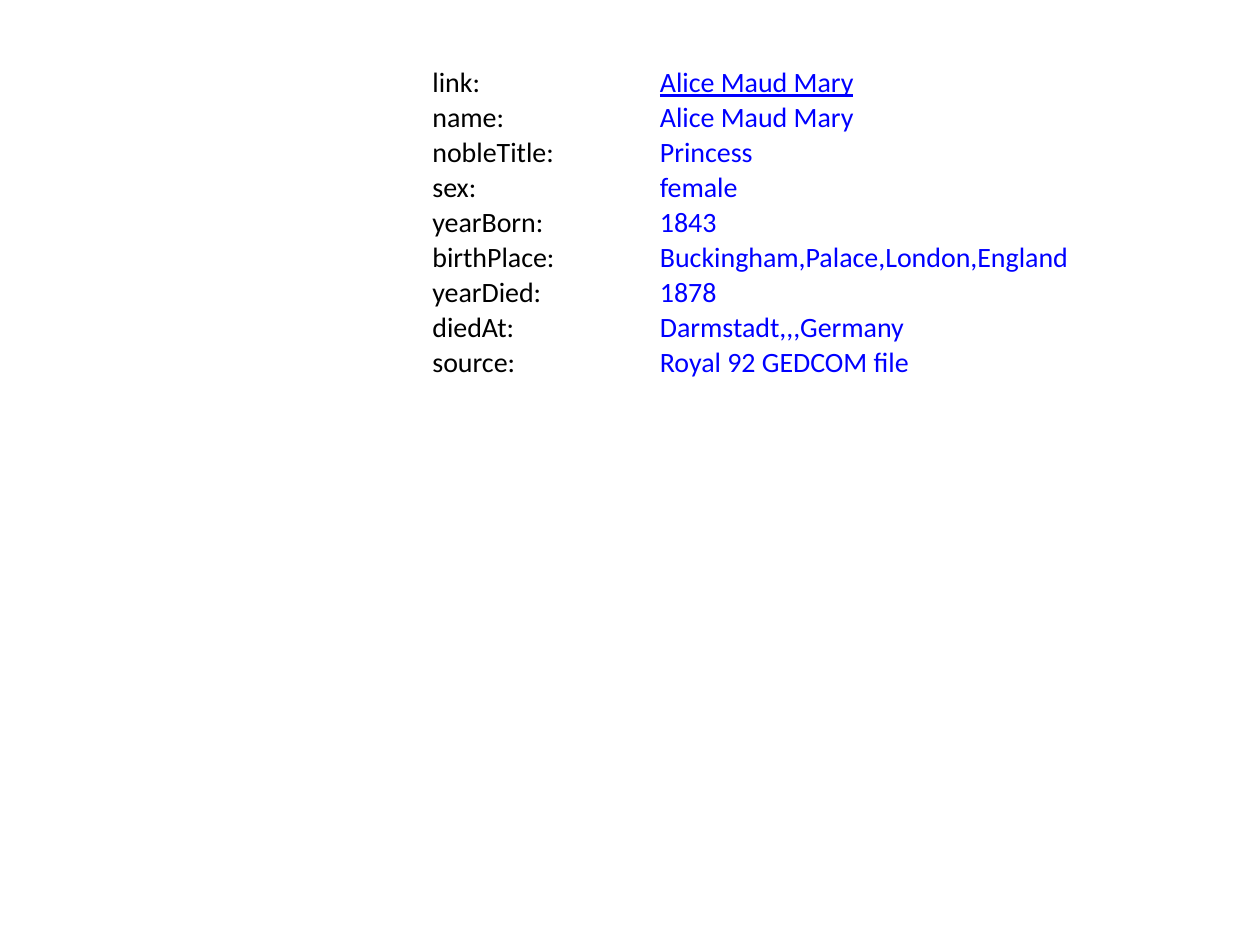
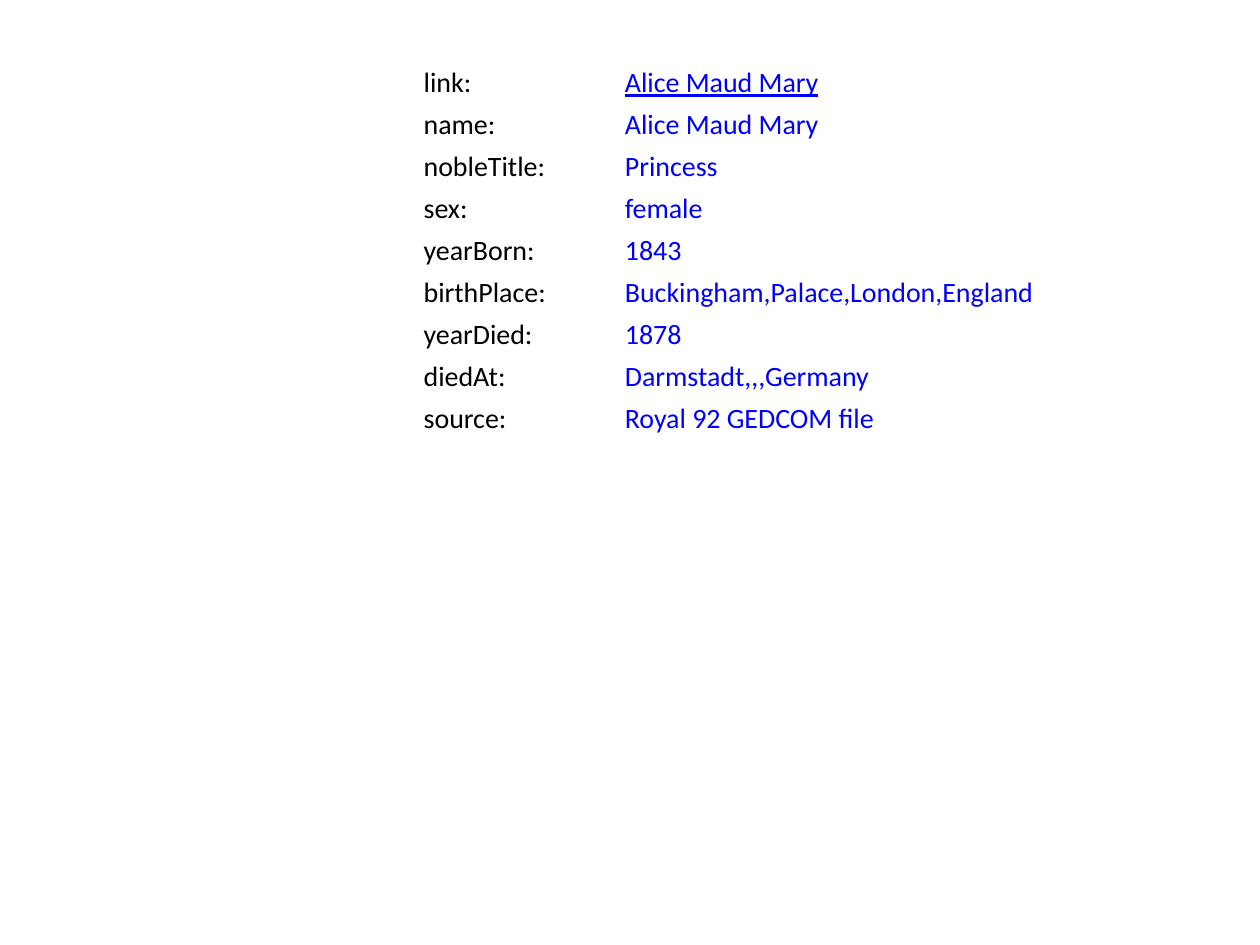
Before and after one commit to BITPlan/com.bitplan.simplegraph, a slide deck: slide 4 of QueenVictoriaRoyal92.pptx. Drawn at 1260x945 pixels with LibreOffice and Linux fonts; fonts in the diff are those of the drawing. Boxes give left, top, right and bottom in pixels: in the first picture for what was removed or moved away, otherwise in the second. Text is boxed around its words. In the diff, an @@ line names an element or a change of style, - is before the commit and + after.

```diff
--- a/QueenVictoriaRoyal92.pptx
+++ b/QueenVictoriaRoyal92.pptx
@@ text "link:": place and size @@
-text "link:" at (432,72,480,92)
+text "link:" at (424,72,472,93)
@@ text "Alice Maud Mary": place and size @@
-text "Alice Maud Mary" at (660,107,854,132)
+text "Alice Maud Mary" at (625,114,819,139)
@@ text "name:": place and size @@
-text "name:" at (432,113,504,127)
+text "name:" at (424,120,496,135)
@@ text "Alice Maud Mary": place and size @@
-text "Alice Maud Mary" at (660,72,854,97)
+text "Alice Maud Mary" at (625,72,819,97)
@@ text "nobleTitle:": place and size @@
-text "nobleTitle:" at (432,142,553,163)
+text "nobleTitle:" at (424,156,545,177)
@@ text "Princess": place and size @@
-text "Princess" at (660,142,753,163)
+text "Princess" at (625,156,718,177)
@@ text "sex:": place and size @@
-text "sex:" at (432,183,476,198)
+text "sex:" at (424,204,468,219)
@@ text "female": place and size @@
-text "female" at (660,177,738,198)
+text "female" at (625,198,703,219)
@@ text "yearBorn:": place and size @@
-text "yearBorn:" at (432,214,543,237)
+text "yearBorn:" at (424,242,535,265)
@@ text "1843": place and size @@
-text "1843" at (660,213,717,233)
+text "1843" at (625,241,682,261)
@@ text "birthPlace:": place and size @@
-text "birthPlace:" at (432,247,554,268)
+text "birthPlace:" at (424,282,546,303)
@@ text "Buckingham,Palace,London,England": place and size @@
-text "Buckingham,Palace,London,England" at (660,247,1068,272)
+text "Buckingham,Palace,London,England" at (625,282,1033,307)
@@ text "yearDied:": place and size @@
-text "yearDied:" at (432,282,541,307)
+text "yearDied:" at (424,324,533,349)
@@ text "1878": place and size @@
-text "1878" at (660,283,717,303)
+text "1878" at (625,325,682,345)
@@ text "diedAt:": place and size @@
-text "diedAt:" at (432,317,514,338)
+text "diedAt:" at (424,366,506,387)
@@ text "Darmstadt,,,Germany": place and size @@
-text "Darmstadt,,,Germany" at (660,317,904,342)
+text "Darmstadt,,,Germany" at (625,366,869,391)
@@ text "source:": place and size @@
-text "source:" at (432,358,515,373)
+text "source:" at (424,414,507,429)
@@ text "Royal 92 GEDCOM file": place and size @@
-text "Royal 92 GEDCOM file" at (660,352,909,377)
+text "Royal 92 GEDCOM file" at (625,408,874,433)
```
Also in this commit, not shown: 9 other slides changed, 11 other files.
